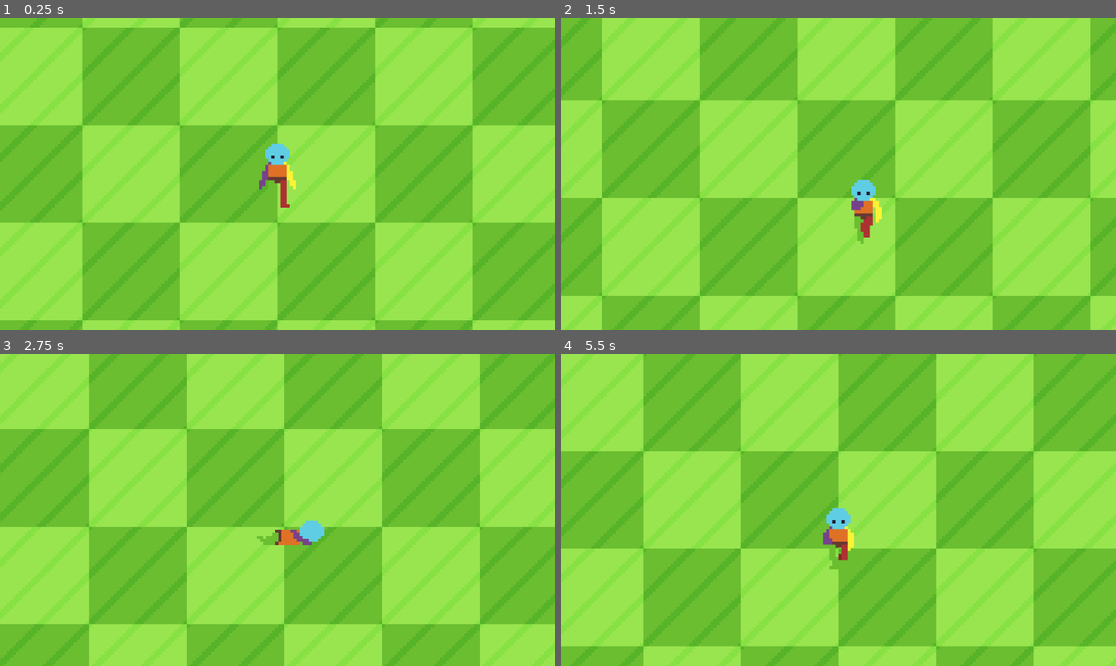
Above: before the commit, frames 1-4 (two rows, left to right).
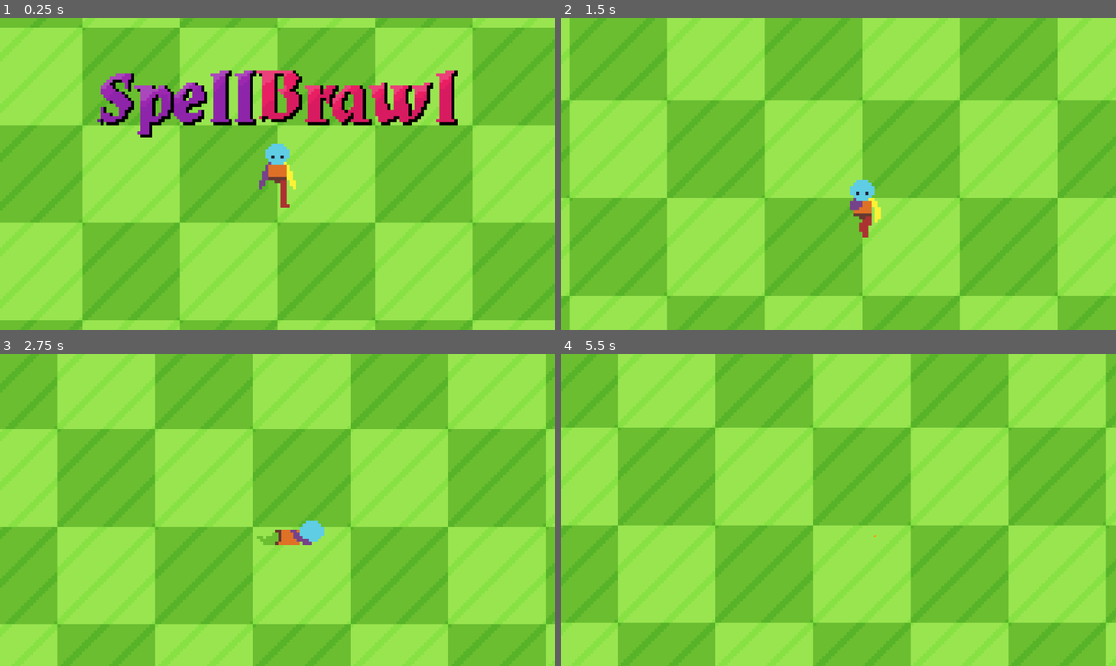
Above: after the commit, the same moments.

Repository: SirNoods/spellbrawl
Game: Godot game, scene res://scenes/game.tscn
The game is run twice, just before and just after one commit, with the same random seed, the same clock (stepped at 60 frames per second) and the same inputs.
Inputs:
- Up to frame 1 (0.25 s): no input
- Up to frame 2 (1.5 s): tap Enter at 0.5 s; hold D (move_right) 0.53-1.28 s; tap Space (dash) at 0.6, 1.35 s; hold S (move_down) from 1.28 s (still down)
- Up to frame 3 (2.75 s): release S (move_down) at 2.03 s; hold D (move_right) from 2.03 s (still down); tap Backspace (die) at 2.1 s; tap Space (dash) at 2.3 s
- Up to frame 4 (5.5 s): release D (move_right) at 2.78 s; hold W (move_up) 2.78-3.53 s; tap Space (dash) at 2.85, 3.6, 4.55, 5.1 s; hold A (move_left) 3.53-5.03 s; tap Backspace (die) at 4.35 s; hold S (move_down) from 5.03 s (still down)

The runs differ from the first frame. In frame 1, 6.9% of the frame differs, in the area x 17-83%, y 16-39%; in frame 2, 64%; in frame 3, 70%, in the area x 0-99%, y 0-100%; in frame 4, 64%.

Commit message:
added title

Diff:
--- a/scenes/game.tscn
+++ b/scenes/game.tscn
@@ -1,7 +1,8 @@
-[gd_scene load_steps=5 format=3 uid="uid://cb3u7k67b2t3f"]
+[gd_scene load_steps=6 format=3 uid="uid://cb3u7k67b2t3f"]
 
 [ext_resource type="PackedScene" uid="uid://cb6rb1rtg4flx" path="res://scenes/player.tscn" id="1_uwrxv"]
 [ext_resource type="PackedScene" uid="uid://c78b41p3lltbn" path="res://scenes/basic_background.tscn" id="2_yqjtg"]
+[ext_resource type="Texture2D" uid="uid://cfwlgmisi6dv3" path="res://assets/GUI/spellbrawltitle.png" id="3_lnu2h"]
 
 [sub_resource type="FastNoiseLite" id="FastNoiseLite_uwrxv"]
 
@@ -22,3 +23,7 @@
 visible = false
 z_index = -2
 texture = SubResource("NoiseTexture2D_yqjtg")
+
+[node name="Spellbrawltitle" type="Sprite2D" parent="."]
+position = Vector2(0, -23)
+texture = ExtResource("3_lnu2h")
--- a/scenes/player.tscn
+++ b/scenes/player.tscn
@@ -1052,6 +1052,7 @@
 
 [node name="Player" type="CharacterBody2D"]
 script = ExtResource("1_qfm1y")
+dash_speed = 500.0
 
 [node name="AnimatedSprite2D" type="AnimatedSprite2D" parent="."]
 material = SubResource("ShaderMaterial_i4ail")
@@ -1078,6 +1079,7 @@
 one_shot = true
 
 [node name="DeathTimer" type="Timer" parent="."]
+wait_time = 4.0
 one_shot = true
 
 [connection signal="timeout" from="DashTimer" to="." method="_on_dash_timer_timeout"]
Binary file added: assets/GUI/spellbrawltitle.png
Not shown, added: assets/GUI/spellbrawltitle.png.import
